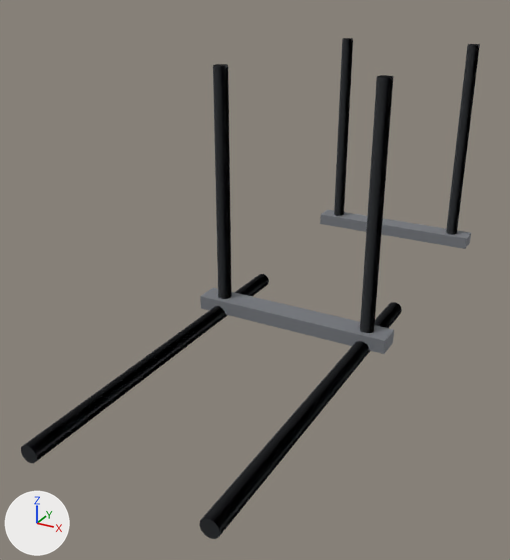
A saved change to the glTF model assets/models/barres_paralleles.glb.
The view is the same before and after, from a 50 mm lens placed at (0.97, -2.59, 1.16), pointed at (-0.1, -0.64, 0.19). Arrows for +X, +Y and +Z are at lower left; the lights stay in place. The older version comes first. Vertices at exactly the same position are counted once.
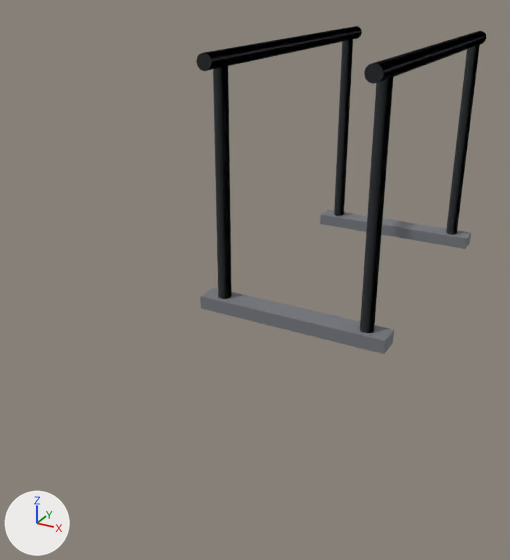
Where the change shows, as pixel boxes (x1, y1, x2, y2) in the pictures (510 x 560 px; the box of a moved part takes in the faces that stretch with it):
'Mesh_0', reshaped (37% narrower, 34% shorter): before (21, 38, 480, 539); after (196, 26, 486, 354)
part 1 of me_mesh_0, moved or reshaped: before (21, 274, 269, 464); after (196, 26, 362, 71)
part 2 of me_mesh_0, moved or reshaped: before (199, 302, 402, 539); after (364, 31, 486, 84)

What the commit changed:
me_mesh_0 is used by ob_mesh_0; location (0.0, 0.0, 0.0).
me_mesh_0 had 156 vertices, 280 faces and spanned x -0.36..0.36, y -1.55..0.6, z -0.03..0.88.
me_mesh_0 now has 156 vertices, 280 faces and spans x -0.36..0.36, y -0.65..0.65, z 0.0..0.93.
me_mesh_0 part 1: the loose piece of 26 vertices spanning x -0.31..-0.25, y -1.55..-0.25, z -0.03..0.03 is moved by (0.0, 0.9, 0.9).
me_mesh_0 part 2: the loose piece of 26 vertices spanning x 0.25..0.31, y -1.55..-0.25, z -0.03..0.03 is moved by (0.0, 0.9, 0.9).
